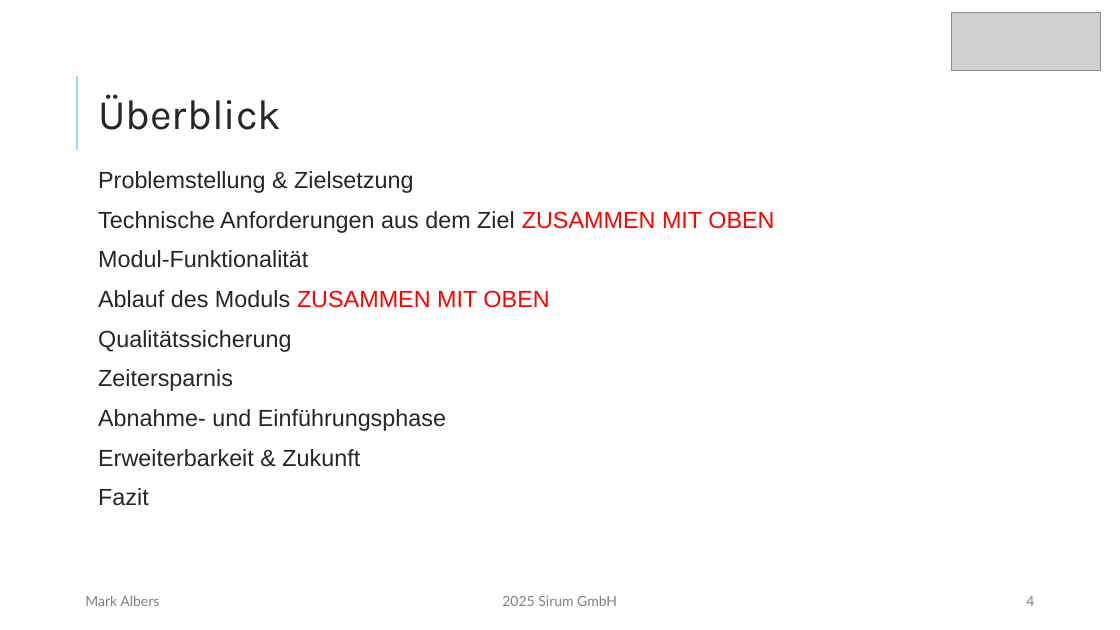
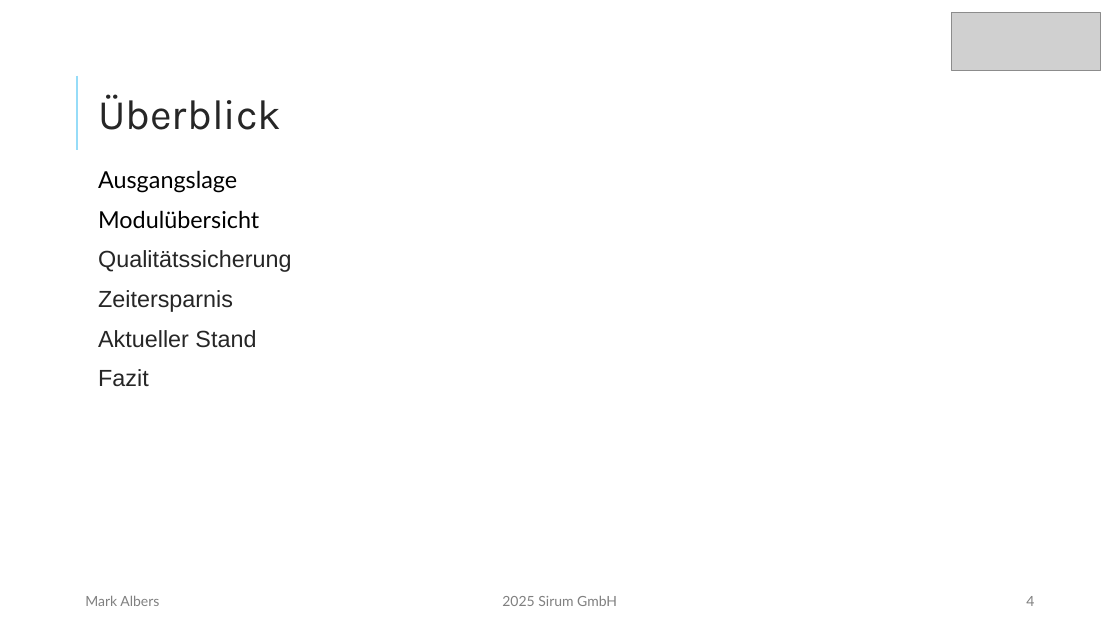
Before and after one commit to mork02/IHK-Projekt, a slide deck: slide 4 of Präsentation/Entwicklung eines Odoo-Moduls zur ZIP-komprimierten Dateiverwaltung im Dokumentenmanagementsystem.pptx. Drawn at 1120x630 pixels with LibreOffice and Linux fonts; fonts in the diff are those of the drawing; grey boxes stand for pictures. Boxes give left, top, right and bottom in pixels: in the first picture for what was removed or moved away, otherwise in the second. Text is boxed around its words. In the diff, an @@ line names an element or a change of style, - is before the commit and + after.

```diff
--- a/Präsentation/Entwicklung eines Odoo-Moduls zur ZIP-komprimierten Dateiverwaltung im Dokumentenmanagementsystem.pptx
+++ b/Präsentation/Entwicklung eines Odoo-Moduls zur ZIP-komprimierten Dateiverwaltung im Dokumentenmanagementsystem.pptx
@@ text at bbox=[98, 170, 259, 229]: text changed; font Arial to Lato; text colour #262626 to #000000 @@
-Problemstellung & Zielsetzung
-Technische Anforderungen aus dem Ziel ZUSAMMEN MIT OBEN
-Modul-Funktionalität
-Ablauf des Moduls ZUSAMMEN MIT OBEN
+Ausgangslage
+Modulübersicht
@@ text at bbox=[98, 330, 256, 348]: text changed @@
-Abnahme- und Einführungsphase
-Erweiterbarkeit & Zukunft
+Aktueller Stand
```
Also in this commit, not shown: 6 other slides changed, 1 slide removed, 5 other files.
